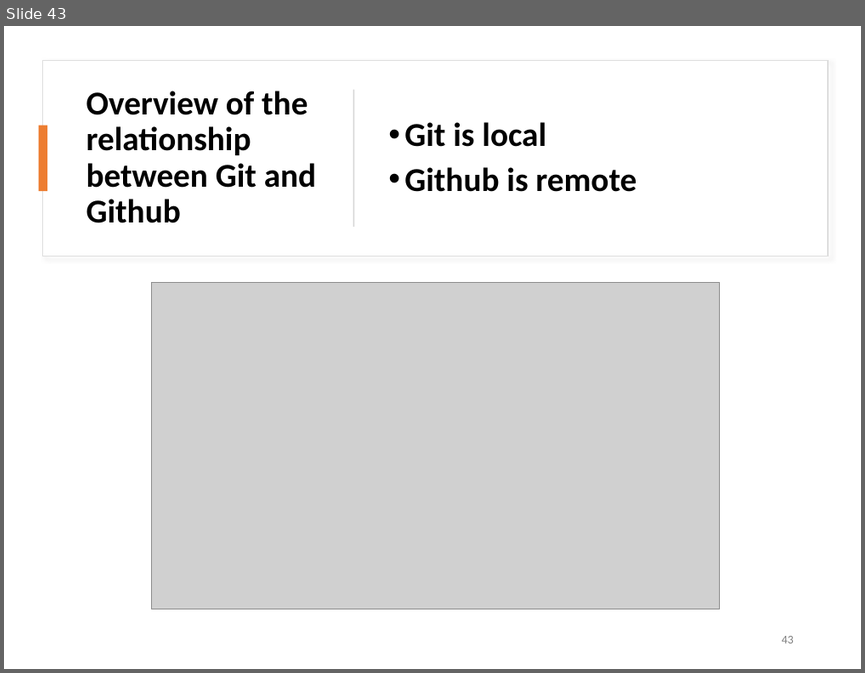
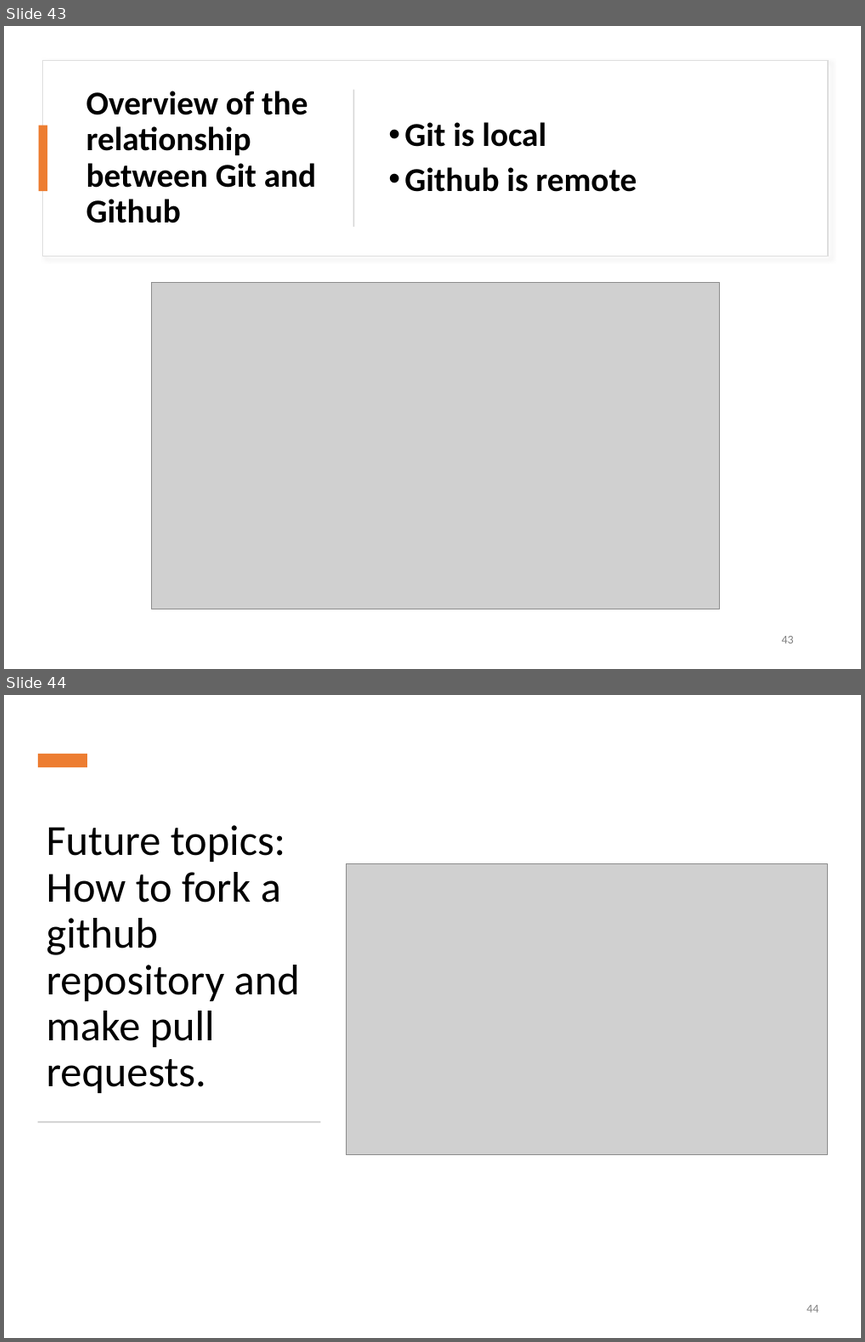
Before and after one commit to Dansolo1235/Git-LIFT-Presentation, a slide deck: Intro to Git and Github.pptx. Shown one above the other, each under a label of ours: slide 43 before the commit, slides 43 and 44 after it. The pictures are 865x673 and 865x1342 pixels, drawn with LibreOffice and Linux fonts; fonts in the diff are those of the drawing; grey boxes stand for pictures. Boxes give left, top, right and bottom in pixels: in the first picture for what was removed or moved away, otherwise in the second. Text is boxed around its words. In the diff, an @@ line names an element or a change of style, - is before the commit and + after.

```diff
--- a/Intro to Git and Github.pptx
+++ b/Intro to Git and Github.pptx
@@ slide 44 added at <box>4,695,861,1338</box>, background #FFFFFF @@
@@ rectangle added at <box>37,755,87,768</box>, fill #ED7D31 @@
@@ title added at <box>46,825,300,1093</box>, 36 pt, text #000000 @@
+Future topics: How to fork a github repository and make pull requests.
@@ picture added at <box>346,864,828,1155</box> @@
@@ rectangle added at <box>37,1121,320,1123</box>, fill #D5D5D5 @@
@@ page number added at <box>806,1304,818,1312</box>, 10 pt, text #808080 @@
+44
```
Also in this commit, not shown: 1 other slide added.
